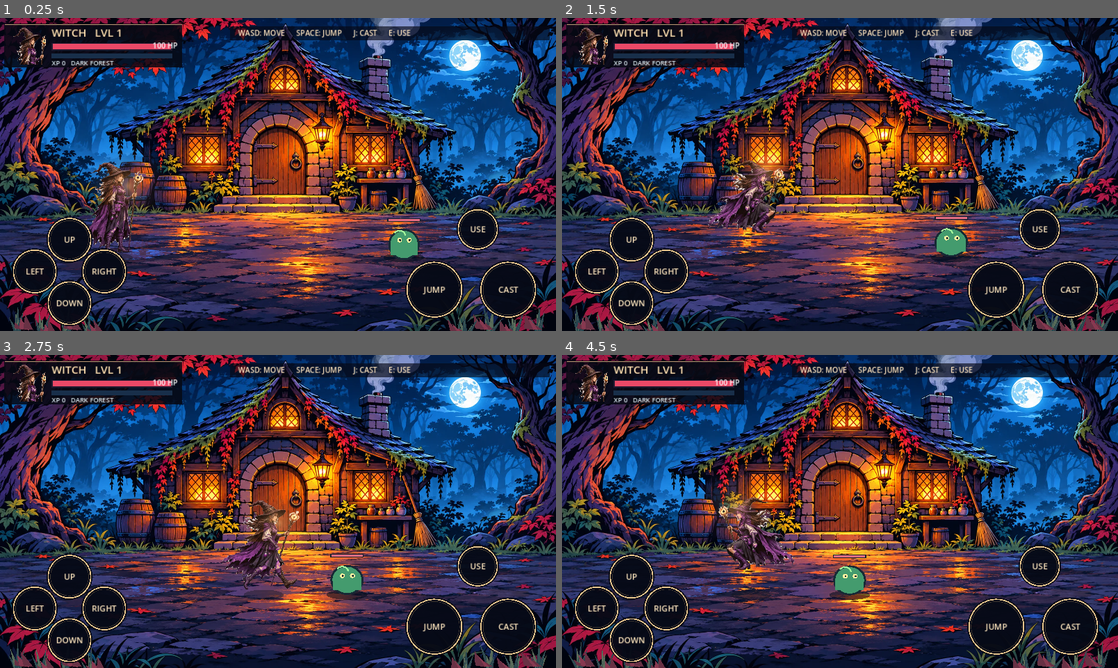
Above: before the commit, frames 1-4 (two rows, left to right).
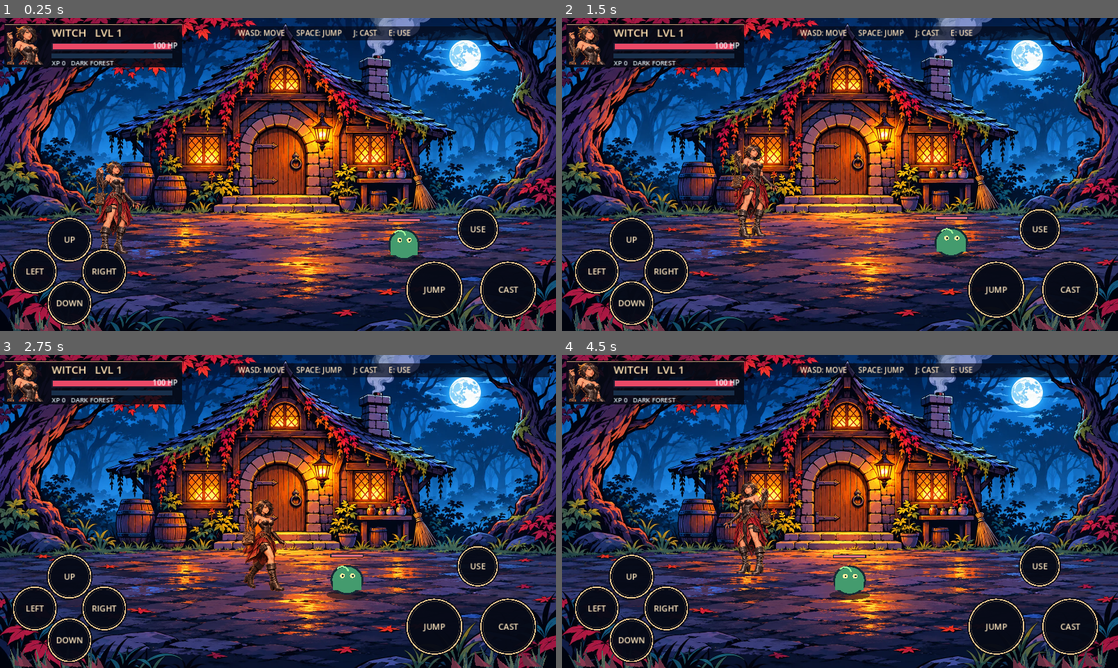
Above: after the commit, the same moments.

Repository: ZakharMig/Witch-game
Game: Godot game, scene res://main.tscn
Same seed, same stepped clock (60 frames per second), same inputs: the game is played once before the commit and once after it.
Inputs (mouse positions are in pixels of both pictures, inside the frame that each line leads up to):
- Up to frame 1 (0.25 s): no input
- Up to frame 2 (1.5 s): move the mouse to (962, 158) at 0.52 s; hold D 0.53-1.25 s; hold E 0.53-1.25 s; click (962, 158) at 0.67 s; tap Space at 0.77 s; drag from (728, 190) to (812, 237) at 1.27 s
- Up to frame 3 (2.75 s): move the mouse to (333, 442) at 2.02 s; hold D from 2.03 s (still down); hold E from 2.03 s (still down)
- Up to frame 4 (4.5 s): release D at 2.75 s; release E at 2.75 s; drag from (812, 574) to (673, 464) at 2.77 s; move the mouse to (1006, 558) at 3.52 s; hold A 3.53-4.25 s; hold E 3.53-4.25 s; tap Space at 3.77 s; drag from (673, 464) to (756, 433) at 4.27 s

The runs differ from the first frame. In frame 1, 2.2% of the frame differs, in the area x 1-26%, y 2-76%; in frame 2, 2.4%; in frame 3, 2.5%; in frame 4, 2.5%, in the area x 1-42%, y 2-71%.

Commit message:
Witch Game v0.11: install 16-frame transparent PNG witch animations

Diff:
--- a/game.gd
+++ b/game.gd
@@ -1,6 +1,6 @@
 extends Node2D
 
-# Witch Game v0.10 — unified comic art, transparent witch atlas and styled HUD (Godot 4 / Xogot).
+# Witch Game v0.11 — 16-frame hand-painted PNG idle/walk/attack atlases (Godot 4 / Xogot).
 # The former witch.png asset is retained as a fallback art reference.
 const VIEW_W := 1280.0
 const VIEW_H := 720.0
@@ -18,11 +18,18 @@
 const ENEMY_TOUCH_DAMAGE := 12
 const ENEMY_ATTACK_COOLDOWN := 1.35
 const PLAYER_INVULNERABLE_TIME := 0.75
-const WITCH_ATLAS: Texture2D = preload("res://art/witch_anim_comic_v010.webp")
-const FRAME_EDGE := 320.0
+const WITCH_IDLE_ATLAS: Texture2D = preload("res://art/witch_idle_v011.png")
+const WITCH_WALK_ATLAS: Texture2D = preload("res://art/witch_walk_v011.png")
+const WITCH_ATTACK_ATLAS: Texture2D = preload("res://art/witch_attack_v011.png")
+const FRAME_EDGE := 512.0
+const IDLE_FRAME_TIME := 0.120
+const WALK_FRAME_TIME := 0.120
+# Durations match the user's 16-frame attack GIF: the striking frames play faster.
+const ATTACK_FRAME_MS := [110, 110, 110, 110, 110, 110, 110, 40, 40, 40, 40, 110, 110, 110, 110, 110]
+const CAST_ANIM_DURATION := 1.480
+const CAST_RELEASE_TIME := 0.800
 const FOREST_ART: Texture2D = preload("res://art/forest_comic_v010.webp")
 const INTERIOR_ART: Texture2D = preload("res://art/interior_v04.svg")
-const STAFF_GLOW: Texture2D = preload("res://art/staff_glow.svg")
 
 var witch_position := Vector2(260, 550) # Ground coordinates (X, depth).
 var jump_height := 0.0
@@ -55,6 +62,7 @@
 var anim_state := "idle"
 var anim_clock := 0.0
 var cast_anim_timer := 0.0
+var cast_spell_pending := false
 var door_pos := Vector2(623, 461)
 var exit_pos := Vector2(640, 487)
 var enter_spawn := Vector2(640, 535)
@@ -112,6 +120,10 @@
     cast_cooldown = maxf(0.0, cast_cooldown - delta)
     cast_flash = maxf(0.0, cast_flash - delta)
     cast_anim_timer = maxf(0.0, cast_anim_timer - delta)
+    # Spawn the projectile at the actual hand-strike frame, not when the book first opens.
+    if cast_spell_pending and cast_anim_timer <= CAST_ANIM_DURATION - CAST_RELEASE_TIME:
+        cast_spell_pending = false
+        spells.append({"x": witch_position.x + facing * 42.0, "depth": witch_position.y, "dir": facing, "altitude": jump_height})
     player_hurt_timer = maxf(0.0, player_hurt_timer - delta)
     slime_hit_timer = maxf(0.0, slime_hit_timer - delta)
     slime_attack_timer = maxf(0.0, slime_attack_timer - delta)
@@ -182,14 +194,15 @@
     slime_attack_timer = 0.9
     player_hurt_timer = 0.0
     cast_anim_timer = 0.0
+    cast_spell_pending = false
     spells.clear()
     victory_timer = 0.0
 
 func _cast() -> void:
-    cast_cooldown = 0.40
+    cast_cooldown = CAST_ANIM_DURATION
     cast_flash = 0.2
-    cast_anim_timer = 0.36
-    spells.append({"x": witch_position.x + facing * 42.0, "depth": witch_position.y, "dir": facing, "altitude": jump_height})
+    cast_anim_timer = CAST_ANIM_DURATION
+    cast_spell_pending = true
 
 func _has_control(control: String) -> bool:
     if mouse_control == control:
@@ -251,10 +264,10 @@
         draw_circle(pos, 15, Color("#84f994"))
         draw_circle(pos + Vector2(-5, -5), 6, Color("#eeffd0"))
 
-    # Bold inked comic interface. Portrait is cropped from the real witch atlas.
+    # Bold inked comic interface. Portrait is cropped from the new idle PNG atlas.
     draw_rect(Rect2(10, 13, 410, 101), Color(0.025, 0.035, 0.075, 0.84))
     draw_rect(Rect2(11, 14, 408, 2), Color("#bd9974"))
-    draw_texture_rect_region(WITCH_ATLAS, Rect2(16, 17, 90, 91), Rect2(57, 1, 191, 146))
+    draw_texture_rect_region(WITCH_IDLE_ATLAS, Rect2(16, 17, 90, 91), Rect2(180, 10, 170, 180))
     draw_rect(Rect2(105, 18, 303, 33), Color(0.035, 0.04, 0.08, 0.68))
     draw_string(font, Vector2(119, 43), "WITCH   LVL %d" % level, HORIZONTAL_ALIGNMENT_LEFT, -1, 25, Color("#ffe0b0"))
     draw_rect(Rect2(119, 57, 278, 18), Color("#221c31"))
@@ -283,49 +296,43 @@
     _draw_button(Vector2(1100, 486), "RETRY" if player_defeated else "USE", "use", 46)
 
 func _draw_witch() -> void:
-    # 4x4 hand-painted keyframe atlas. Source frame = 320x320 px.
-    # Ground coordinate and airborne height remain independent.
+    # High-resolution 4x4 PNG atlases. Every animation frame is 512x512.
+    # Screen translation is ONLY the game's ground position, not the GIF's background.
     draw_ground_ellipse(witch_position + Vector2(0.0, 2.0), 46.0, 12.0, Color(0.07, 0.08, 0.11, 0.42))
-    var atlas_row := 0
-    var atlas_col := 0
+    var atlas: Texture2D = WITCH_IDLE_ATLAS
+    var frame_index := 0
     match anim_state:
         "walk":
-            atlas_row = 1
-            atlas_col = int(anim_clock * 9.0) % 4
+            atlas = WITCH_WALK_ATLAS
+            frame_index = int(anim_clock / WALK_FRAME_TIME) % 16
+        "cast":
+            atlas = WITCH_ATTACK_ATLAS
+            var remaining_ms := clampf((CAST_ANIM_DURATION - cast_anim_timer) * 1000.0, 0.0, 1479.0)
+            for i in range(ATTACK_FRAME_MS.size()):
+                var duration_ms := float(ATTACK_FRAME_MS[i])
+                if remaining_ms < duration_ms:
+                    frame_index = i
+                    break
+                remaining_ms -= duration_ms
         "jump":
-            atlas_row = 2
-            if jump_velocity > 260.0:
-                atlas_col = 0
-            elif jump_velocity > 70.0:
-                atlas_col = 1
-            elif jump_velocity > -170.0:
-                atlas_col = 2
-            else:
-                atlas_col = 3
-        "cast":
-            atlas_row = 3
-            atlas_col = clampi(int((0.36 - cast_anim_timer) / 0.09), 0, 3)
+            # Until a jump animation is drawn, reuse the SAME witch rather than
+            # suddenly switching to the old, differently dressed character.
+            frame_index = 0
         _:
-            atlas_row = 0
-            atlas_col = int(anim_clock * 3.5) % 4
+            frame_index = int(anim_clock / IDLE_FRAME_TIME) % 16
+
     var screen_pos := witch_position + Vector2(0.0, -jump_height)
     if player_hurt_timer > 0.0 and int(elapsed * 18.0) % 2 == 0:
         return
     var sprite_size := Vector2(232.0, 224.0)
+    var atlas_col := frame_index % 4
+    var atlas_row := int(frame_index / 4)
     var source_rect := Rect2(float(atlas_col) * FRAME_EDGE, float(atlas_row) * FRAME_EDGE, FRAME_EDGE, FRAME_EDGE)
     draw_set_transform(screen_pos, 0.0, Vector2(float(facing), 1.0))
-    draw_texture_rect_region(WITCH_ATLAS, Rect2(-sprite_size.x * 0.5, -sprite_size.y, sprite_size.x, sprite_size.y), source_rect)
+    draw_texture_rect_region(atlas, Rect2(-sprite_size.x * 0.5, -sprite_size.y, sprite_size.x, sprite_size.y), source_rect)
     draw_set_transform(Vector2.ZERO)
-
-    # The warm moving staff light follows the pose (front of the character).
-    var orb_offset := Vector2(float(facing) * 35.0, -163.0)
-    if anim_state == "cast" and atlas_col >= 1:
-        orb_offset = Vector2(float(facing) * 71.0, -151.0)
-    var light_pos := screen_pos + orb_offset
-    var light_radius := 92.0 + sin(elapsed * 4.2) * 4.0
-    draw_texture_rect(STAFF_GLOW, Rect2(light_pos - Vector2.ONE * light_radius, Vector2.ONE * light_radius * 2.0), false)
-    if cast_flash > 0.0:
-        draw_arc(light_pos, 22.0, 0.0, TAU, 30, Color("#afff91"), 4.0)
+    # The gold magical light is already painted into the attack frames.
+    # The old green staff-glow would obscure the chained grimoire.
 
 func draw_ground_ellipse(center: Vector2, rx: float, ry: float, color: Color) -> void:
     draw_set_transform(center, 0, Vector2(rx / ry, 1.0))
Binary file added: art/witch_attack_v011.png
Binary file added: art/witch_idle_v011.png
Binary file added: art/witch_walk_v011.png
